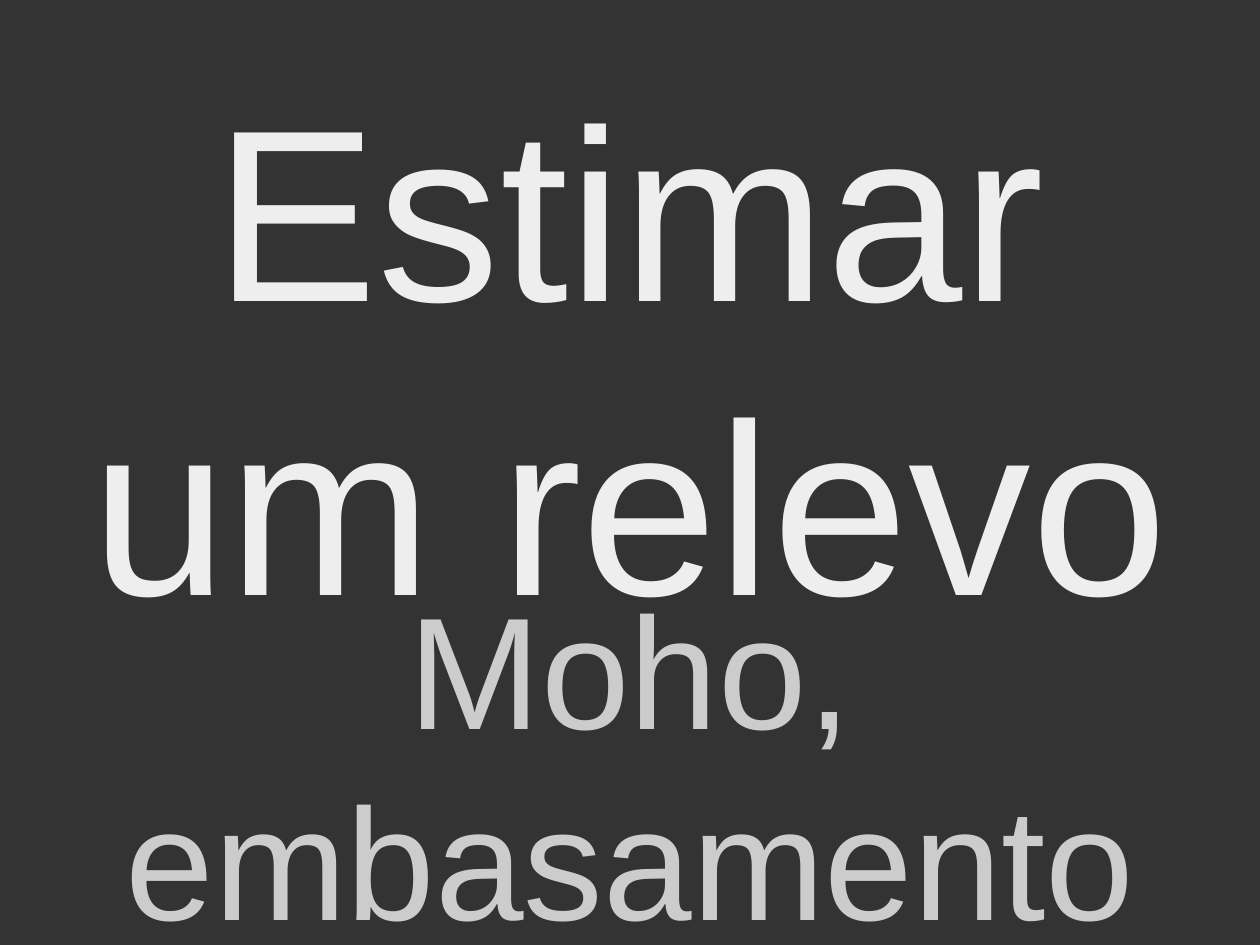
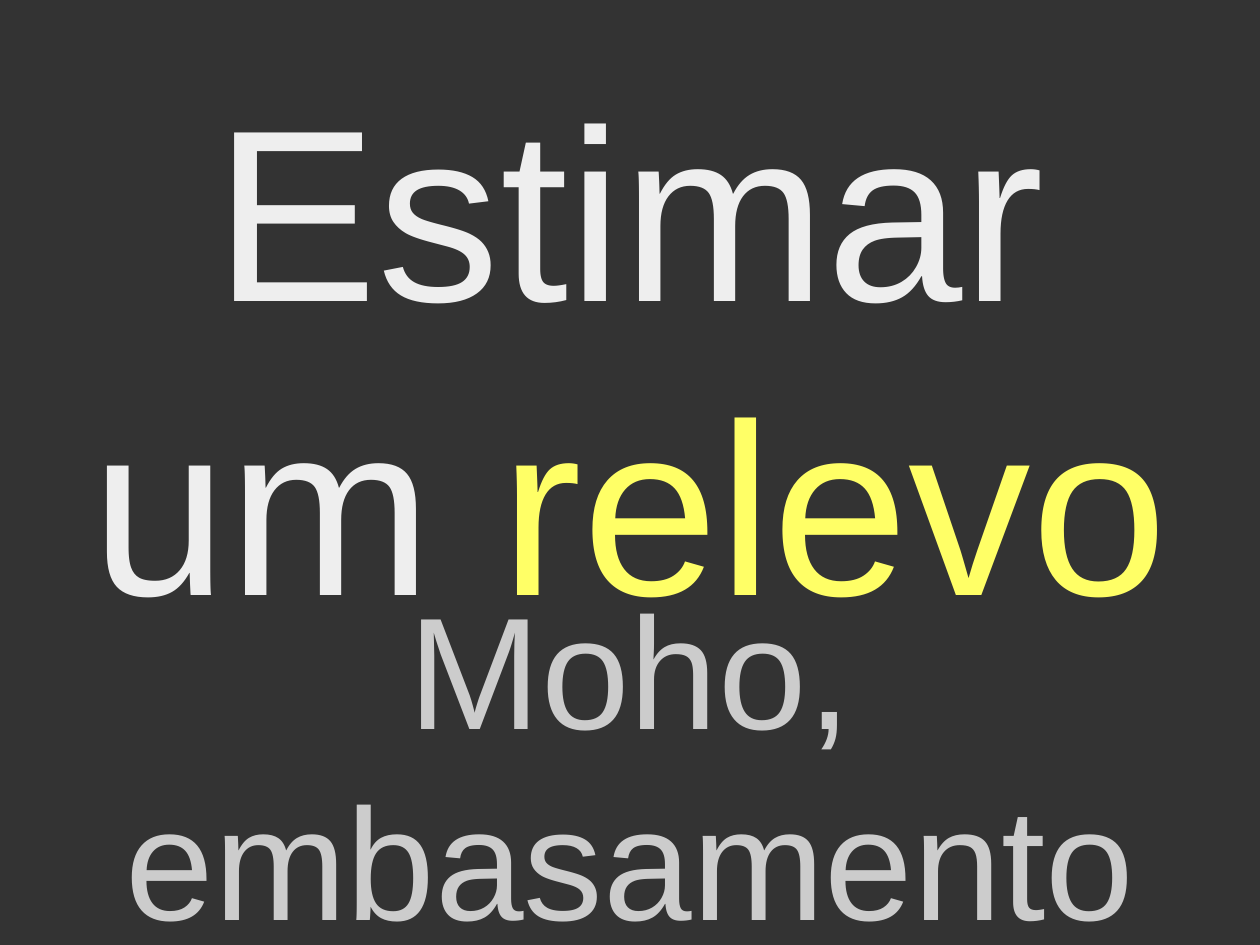
Before and after one commit to leouieda/seminario-on-2015, a slide deck: slide 3 of seminario-2015-leonardo-uieda.odp. Drawn at 1260x945 pixels with LibreOffice and Linux fonts; fonts in the diff are those of the drawing. Boxes give left, top, right and bottom in pixels: in the first picture for what was removed or moved away, otherwise in the second. Text is boxed around its words. In the diff, an @@ line names an element or a change of style, - is before the commit and + after.

```diff
--- a/seminario-2015-leonardo-uieda.odp
+++ b/seminario-2015-leonardo-uieda.odp
@@ title "Estimar um relevo" at (x1=92, y1=123, x2=1167, y2=637): text colour #EEEEEE to #FFFF66 in "relevo" @@
```
Also in this commit, not shown: 8 other slides changed, 4 slides added, 1 other file.
